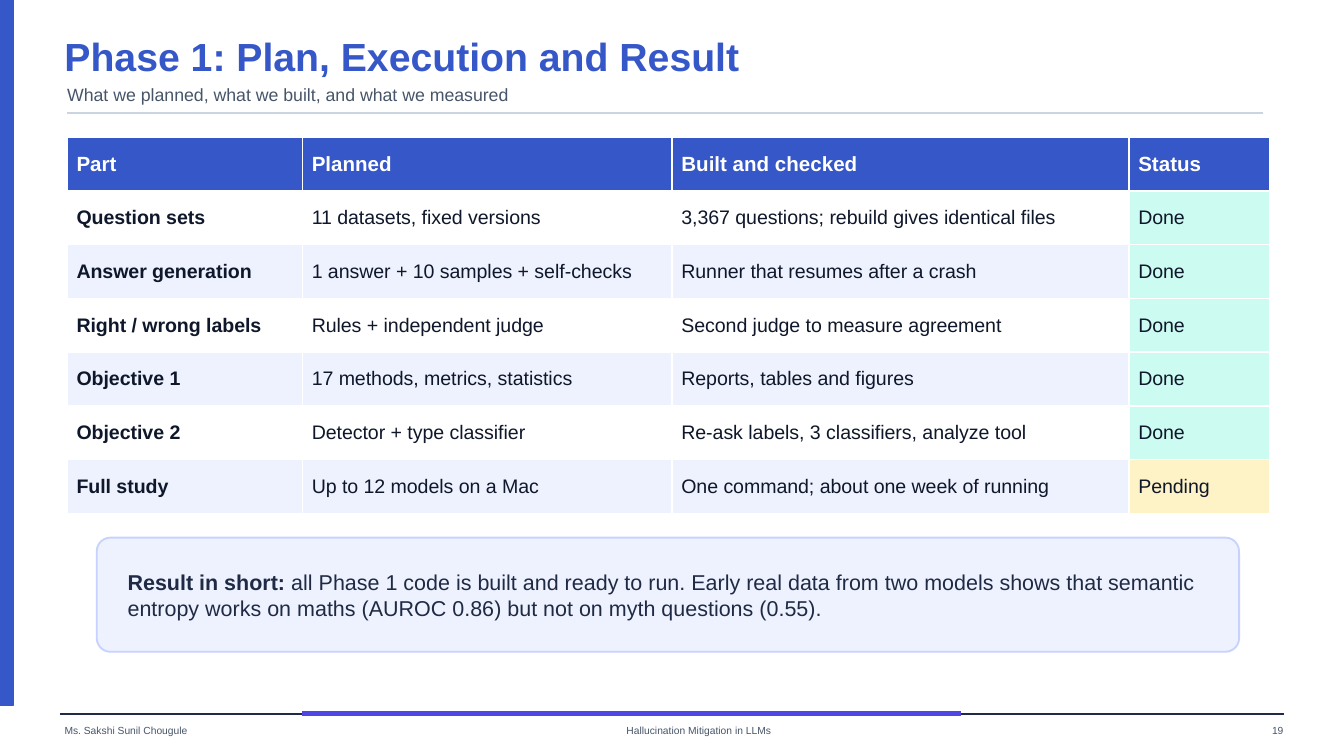
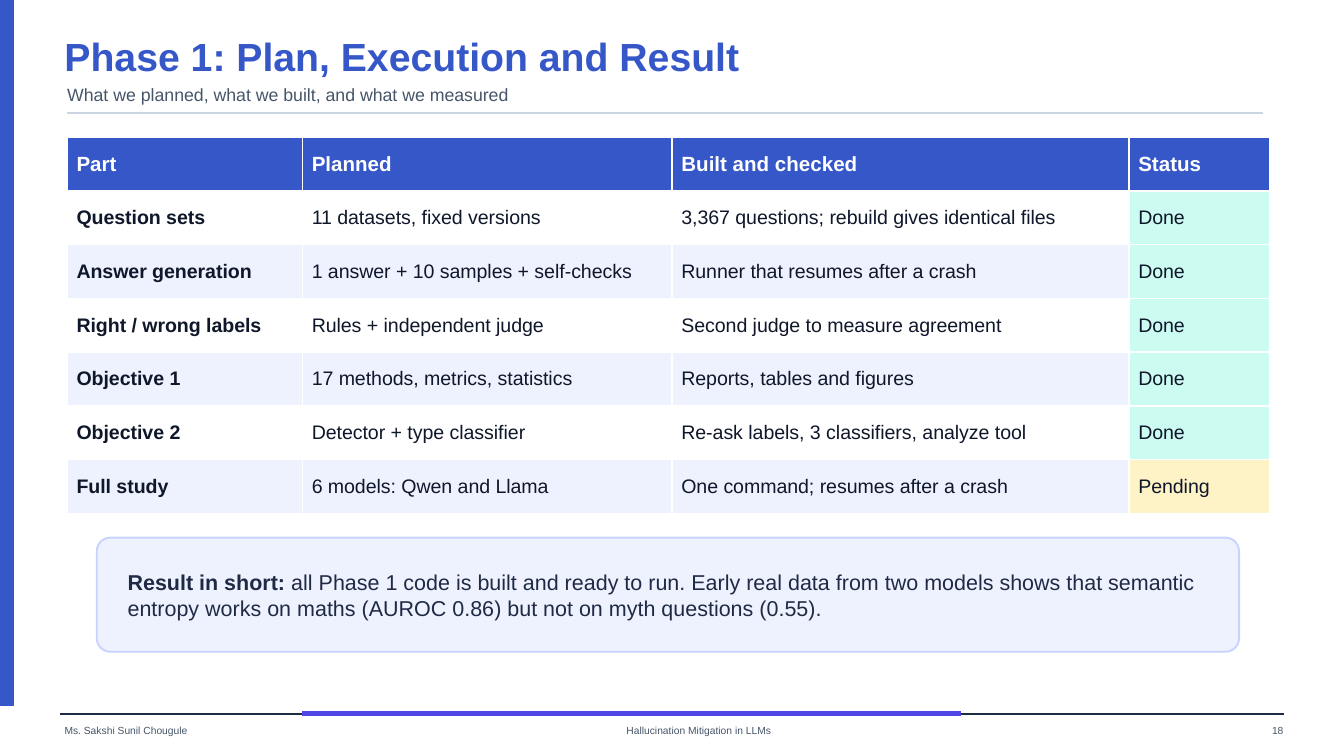
Before and after one commit to Hemant-Shashikant-Yadav/LLM-Hallucination, a slide deck: slide 18 of uncertainty/presentation/Phase1_Uncertainty_Study.pptx (slide 19 before the commit). Drawn at 1344x756 pixels with LibreOffice and Linux fonts; fonts in the diff are those of the drawing. Boxes give left, top, right and bottom in pixels: in the first picture for what was removed or moved away, otherwise in the second. Text is boxed around its words. In the diff, an @@ line names an element or a change of style, - is before the commit and + after.

```diff
--- a/uncertainty/presentation/Phase1_Uncertainty_Study.pptx
+++ b/uncertainty/presentation/Phase1_Uncertainty_Study.pptx
@@ table at [67, 137, 1270, 513] @@
-row 7, column 2: Up to 12 models on a Mac
+row 7, column 2: 6 models: Qwen and Llama
-row 7, column 3: One command; about one week of running
+row 7, column 3: One command; resumes after a crash
```
Also in this commit, not shown: 9 other slides changed, 1 slide removed, 3 other files.
